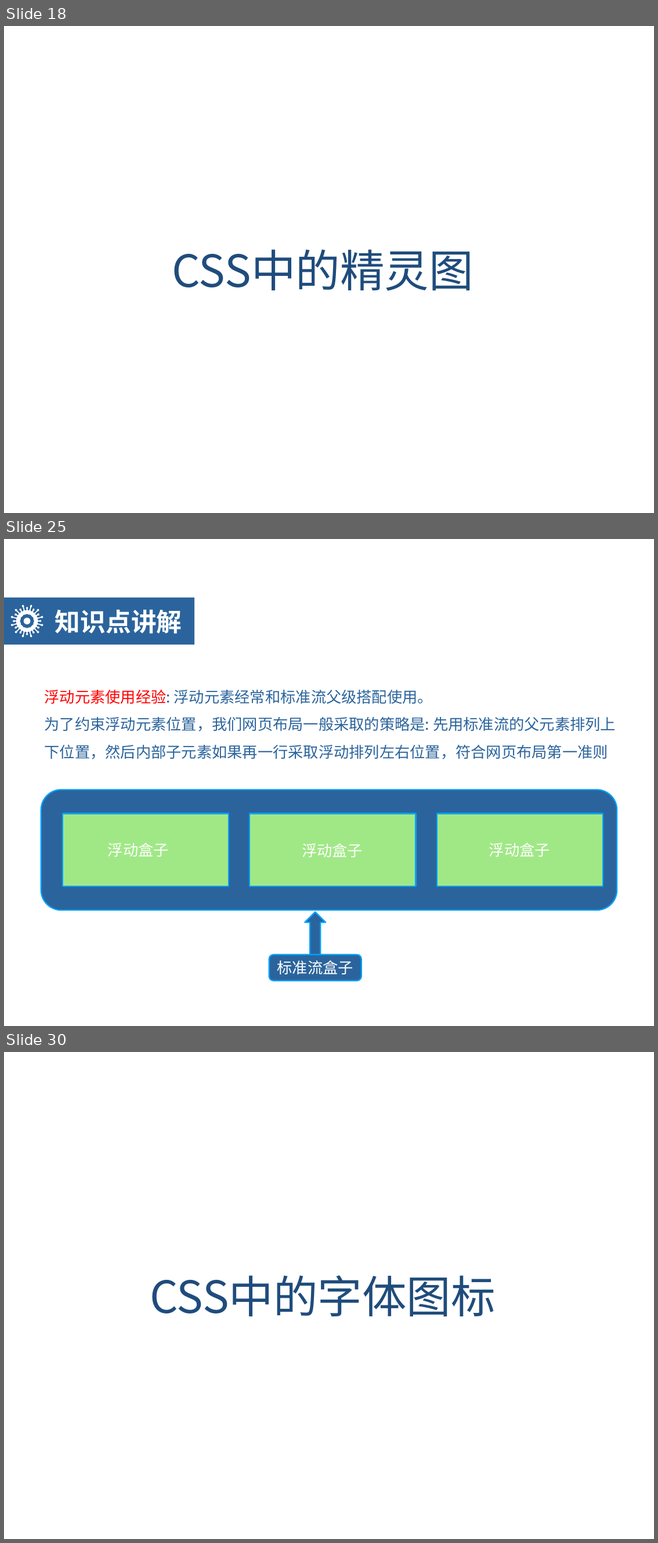
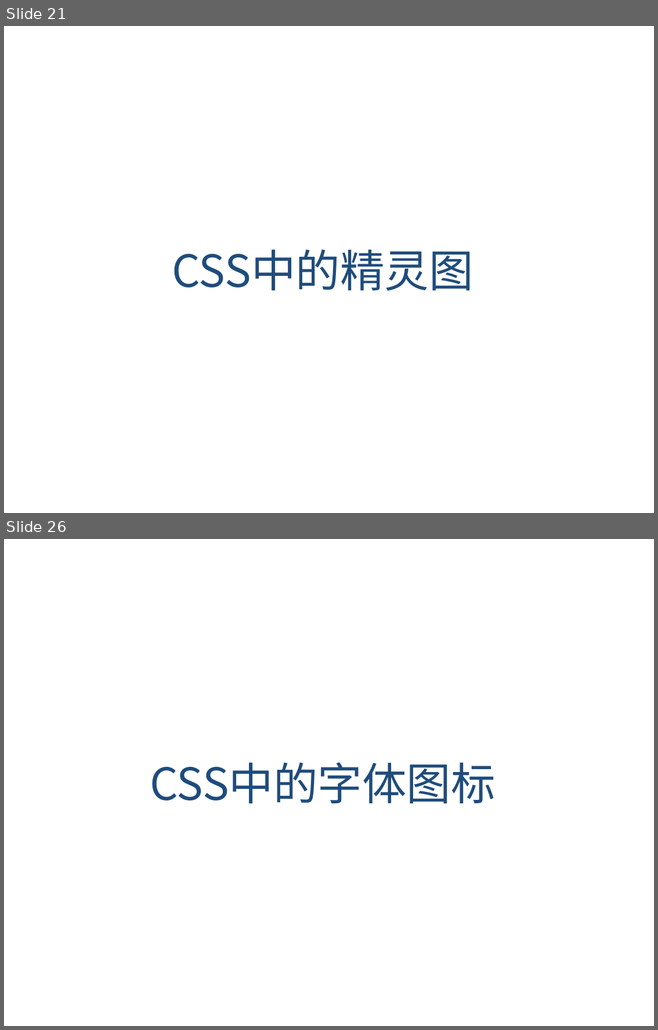
Before and after one commit to Ischenchenya/HTMLandCSSCourse, a slide deck: day06-CSS3/teach/day06-HTML5CSS3.pptx. Shown one above the other, each under a label of ours: slides 18, 25 and 30 before the commit, slides 21 and 26 after it; the slides between them are not shown. The pictures are 658x1543 and 658x1030 pixels, drawn with LibreOffice and Linux fonts; fonts in the diff are those of the drawing; background and template pictures are left out. Boxes give left, top, right and bottom in pixels: in the first picture for what was removed or moved away, otherwise in the second. Text is boxed around its words. In the diff, an @@ line names an element or a change of style, - is before the commit and + after.

```diff
--- a/day06-CSS3/teach/day06-HTML5CSS3.pptx
+++ b/day06-CSS3/teach/day06-HTML5CSS3.pptx
@@ slide 25 removed at <box>4,539,654,1026</box>, background picture (left out) @@
@@ rectangle removed at <box>4,598,194,645</box> @@
@@ freeform shape removed at <box>11,605,43,637</box> @@
@@ text removed at <box>55,609,182,634</box> @@
-知识点讲解
@@ text removed at <box>45,690,615,759</box> @@
-浮动元素使用经验: 浮动元素经常和标准流父级搭配使用。
-为了约束浮动元素位置，我们网页布局一般采取的策略是: 先用标准流的父元素排列上下位置，然后内部子元素如果再一行采取浮动排列左右位置，符合网页布局第一准则
@@ rounded rectangle removed at <box>41,790,616,910</box> @@
@@ rectangle removed at <box>63,813,228,886</box> @@
@@ rectangle removed at <box>249,813,415,886</box> @@
@@ rectangle removed at <box>437,813,603,886</box> @@
@@ text removed at <box>108,843,169,857</box> @@
-浮动盒子
@@ text removed at <box>302,843,362,857</box> @@
-浮动盒子
@@ text removed at <box>489,843,550,857</box> @@
-浮动盒子
@@ freeform shape removed at <box>304,912,325,957</box> @@
@@ rounded rectangle removed at <box>269,955,361,981</box> @@
@@ text removed at <box>277,961,353,975</box> @@
-标准流盒子
@@ what was slide 18 is now slide 21 @@
@@ what was slide 30 is now slide 26 @@
```
Also in this commit, not shown: 10 slides changed, 15 slides added, 21 other slides removed.
